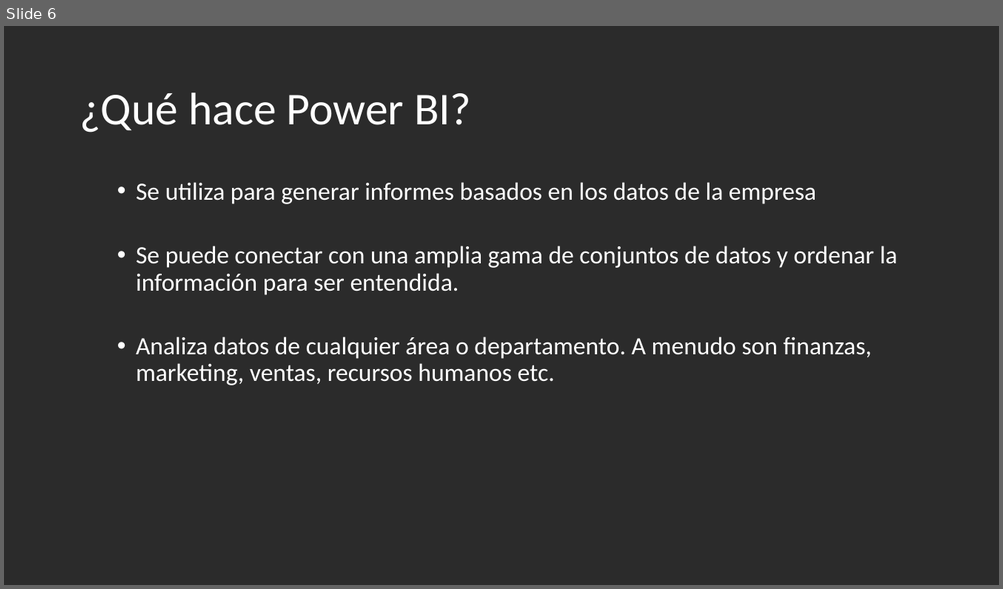
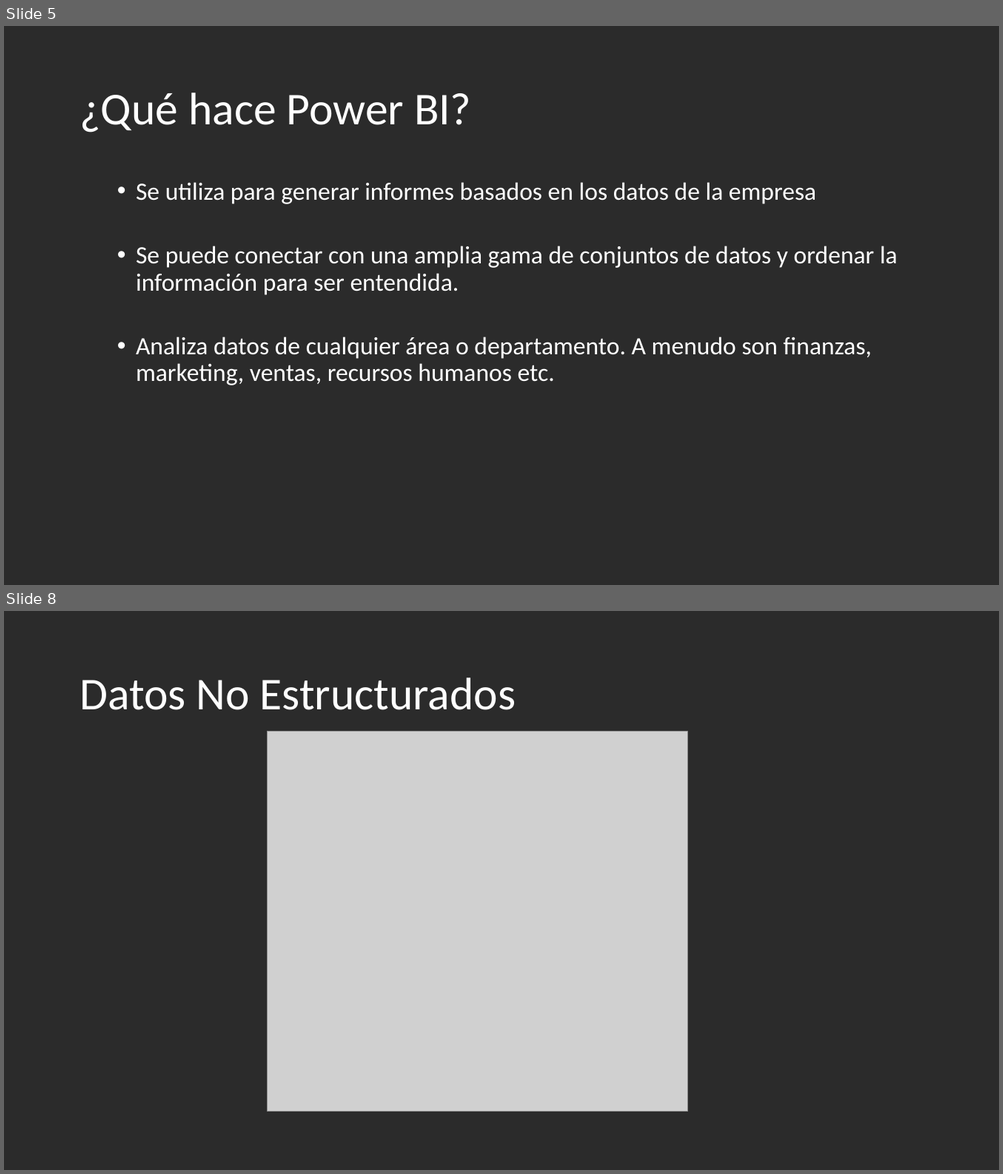
Before and after one commit to chmorcue/GLPPB_2021, a slide deck: Presentación1.pptx. Shown one above the other, each under a label of ours: slide 6 before the commit, slides 5 and 8 after it; the slides between them are not shown. The pictures are 1003x589 and 1003x1174 pixels, drawn with LibreOffice and Linux fonts; fonts in the diff are those of the drawing; grey boxes stand for pictures; background and template pictures are left out; a plain dark background stands for a picture behind light text. Boxes give left, top, right and bottom in pixels: in the first picture for what was removed or moved away, otherwise in the second. Text is boxed around its words. In the diff, an @@ line names an element or a change of style, - is before the commit and + after.

```diff
--- a/Presentación1.pptx
+++ b/Presentación1.pptx
@@ slide 8 added at [4,611,999,1170], background picture (left out) @@
@@ title added at [79,678,515,710], 44 pt, text #FFFFFF @@
+Datos No Estructurados
@@ picture added at [267,732,688,1113] @@
@@ what was slide 6 is now slide 5 @@
```
Also in this commit, not shown: 2 slides changed, 3 other slides added, 2 slides removed.
